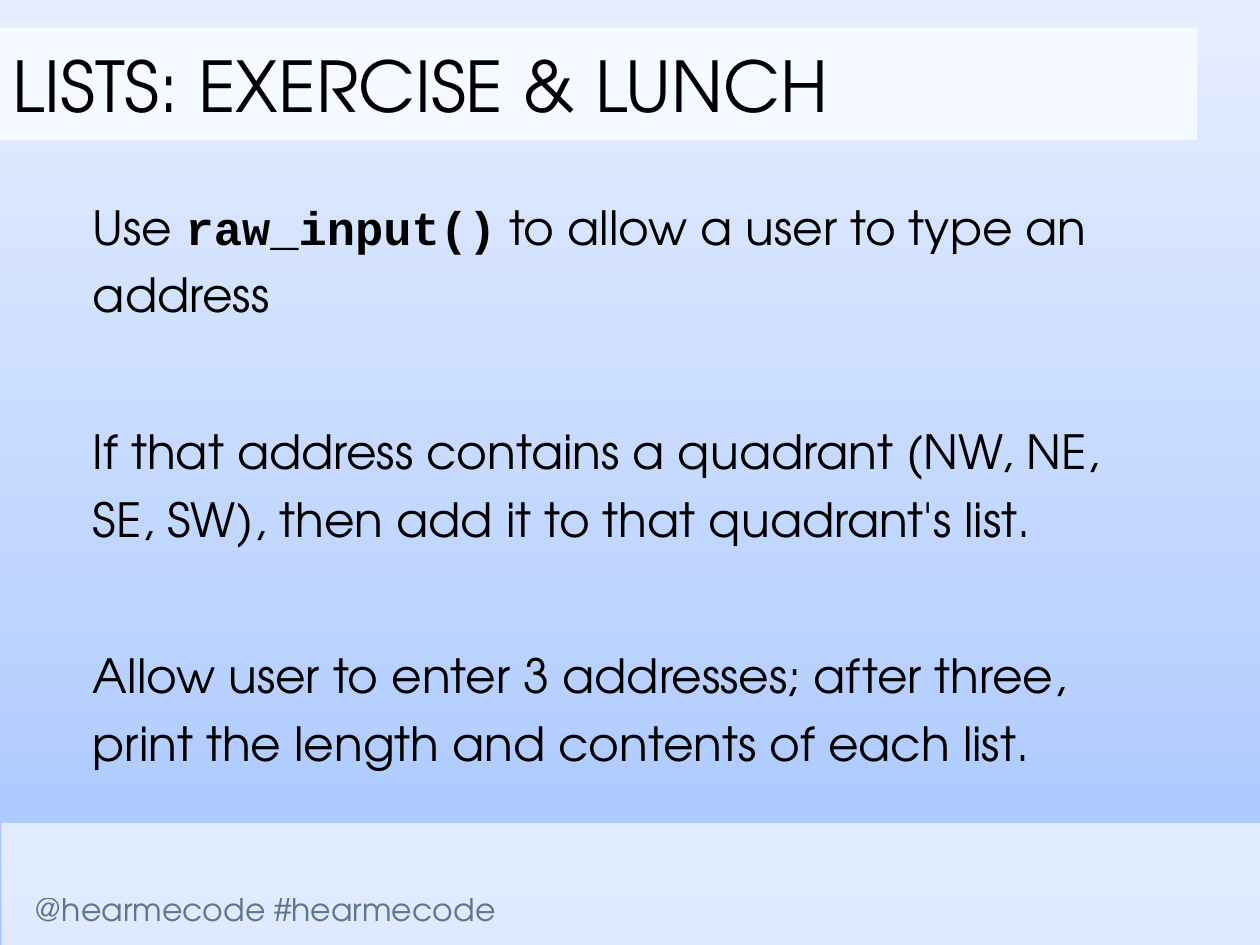
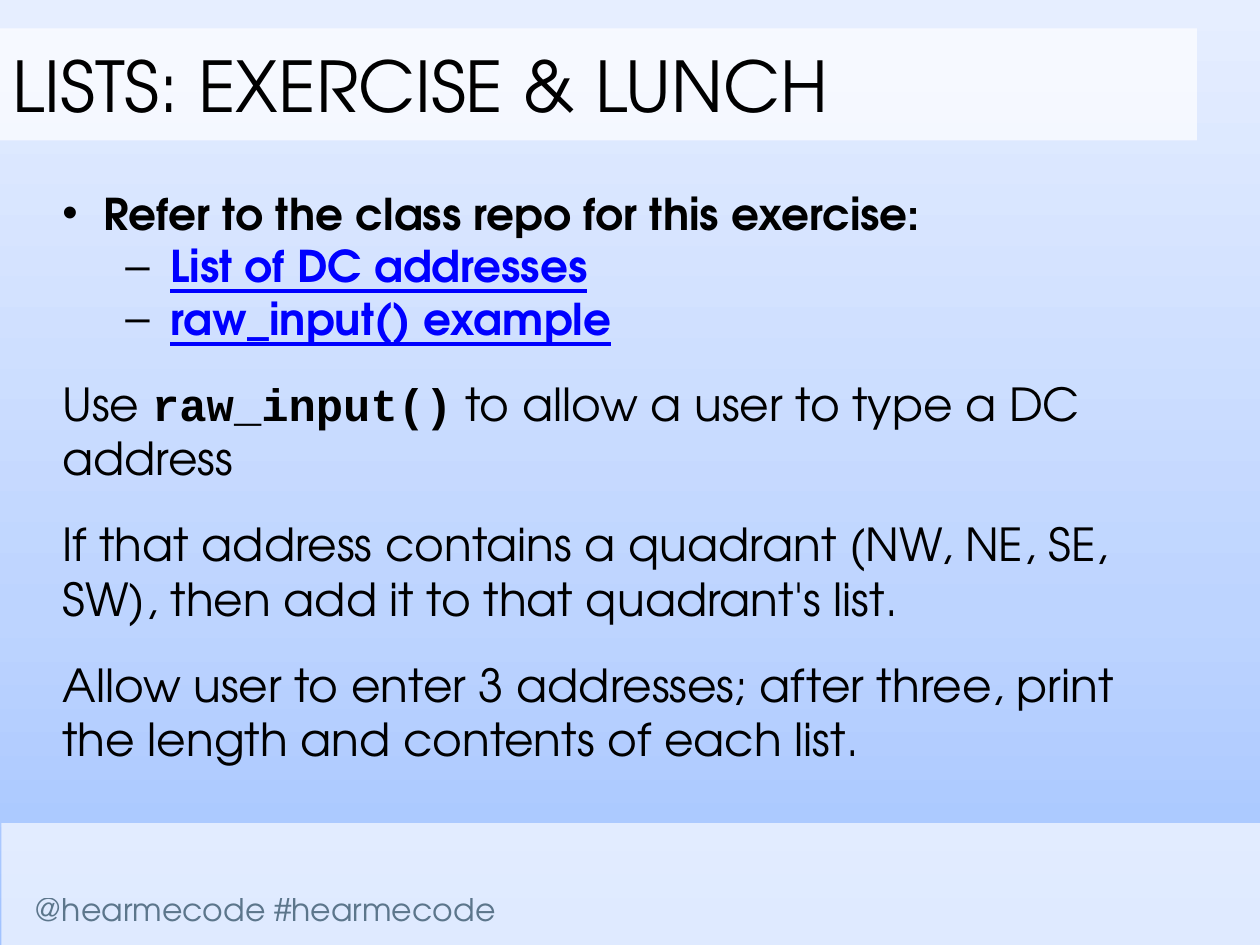
Before and after one commit to codelikeagirlcny/python-lessons-cny, a slide deck: slide 20 of slides/Lesson 2/Hear Me Code - Lists and Loops.pptx. Drawn at 1260x945 pixels with LibreOffice and Linux fonts; fonts in the diff are those of the drawing; background and template pictures are left out. Boxes give left, top, right and bottom in pixels: in the first picture for what was removed or moved away, otherwise in the second. Text is boxed around its words. In the diff, an @@ line names an element or a change of style, - is before the commit and + after.

Commit message:
Added link to "addresses" and raw_input example; updated links on last 2 slides

```diff
--- a/slides/Lesson 2/Hear Me Code - Lists and Loops.pptx
+++ b/slides/Lesson 2/Hear Me Code - Lists and Loops.pptx
@@ text at (62,196,1080,476): text changed; size 26.9 to 25 pt; bold on @@
-Use raw_input() to allow a user to type an address
+• Refer to the class repo for this exercise:
+  – List of DC addresses
+  – raw_input() example
+Use raw_input() to allow a user to type a DC address
@@ text "Refer to the class repo ...": place and size @@
-text "Refer to the class repo ..." at (93,210,1099,771)
+text "Refer to the class repo ..." at (62,196,1114,766)
@@ text at (62,526,1114,766): size 26.9 to 26 pt in "If that address contains a quadrant (NW, ...", "Allow user to enter 3 addresses; after ..."; line spacing 1.2 to 1; more space between paragraphs @@
```
Also in this commit, not shown: 4 other slides changed.
